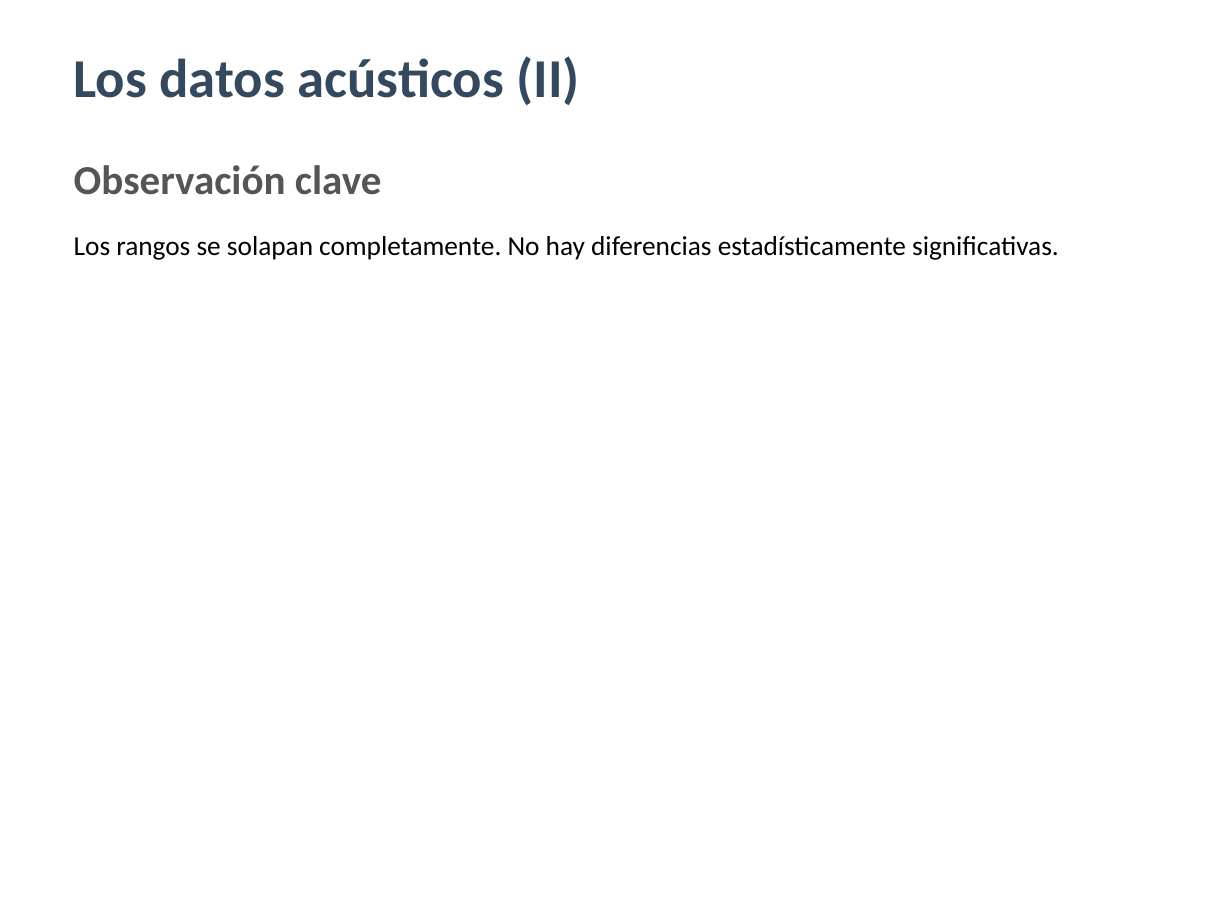
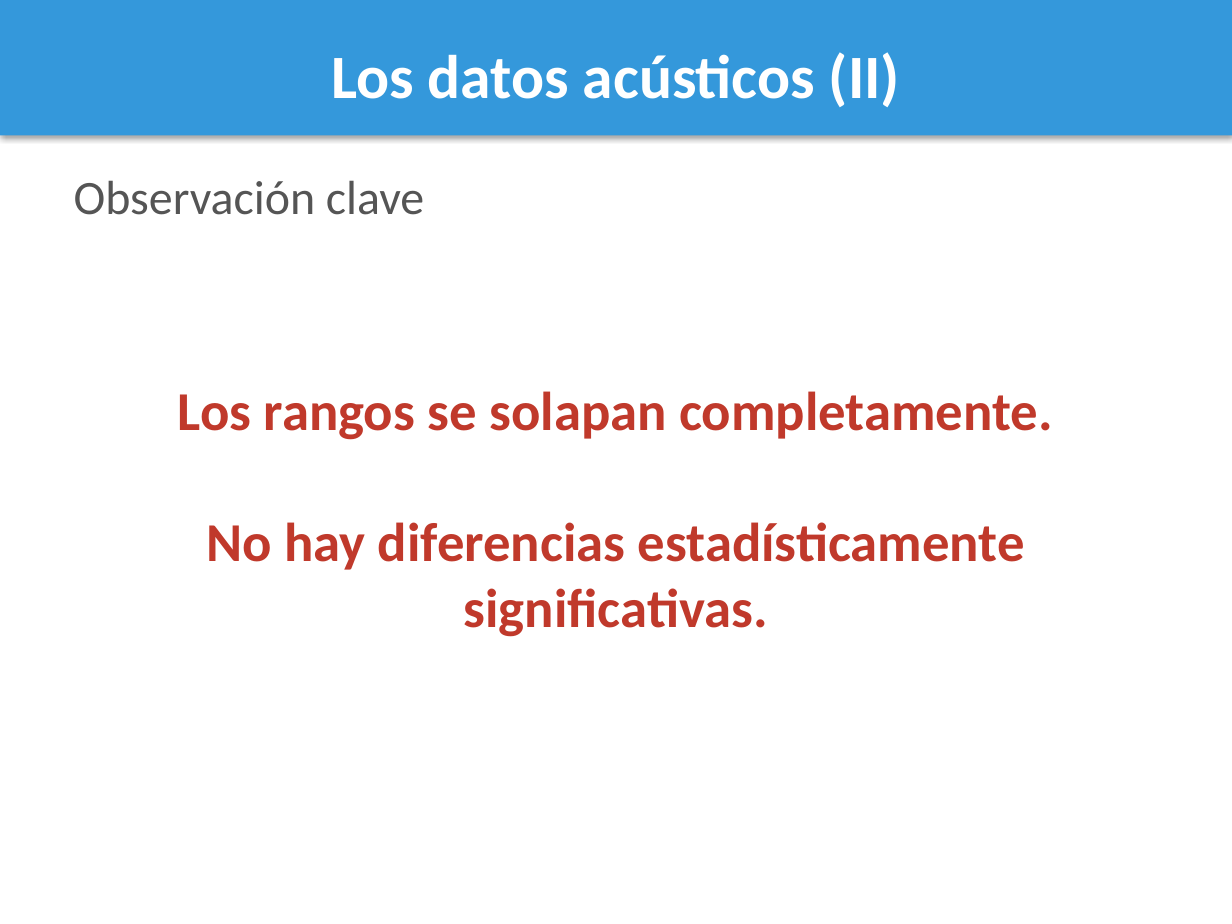
Before and after one commit to maquemmados/vozvozvoz, a slide deck: slide 7 of presentacion.pptx (slide 8 before the commit). Drawn at 1232x924 pixels with LibreOffice and Linux fonts; fonts in the diff are those of the drawing. Boxes give left, top, right and bottom in pixels: in the first picture for what was removed or moved away, otherwise in the second. Text is boxed around its words. In the diff, an @@ line names an element or a change of style, - is before the commit and + after.

```diff
--- a/presentacion.pptx
+++ b/presentacion.pptx
@@ rectangle added at (0, 0, 1232, 136), fill #3498DB @@
@@ text "Los datos acústicos (II)": place and size @@
-text "Los datos acústicos (II)" at (74, 56, 580, 105)
+text "Los datos acústicos (II)" at (331, 52, 900, 107)
@@ text "Los datos acústicos (II)" at (331, 52, 900, 107): size 32 to 36 pt, text colour #34495E to #FFFFFF; alignment left to centre @@
@@ text "Observación clave": place and size @@
-text "Observación clave" at (74, 165, 382, 195)
+text "Observación clave" at (74, 180, 424, 215)
@@ text "Observación clave" at (74, 180, 424, 215): size 24 to 28 pt, bold off @@
@@ text at (178, 391, 1053, 570): text changed; size 16 to 32 pt; text colour #000000 to #C0392B; bold on @@
-Los rangos se solapan completamente. No hay diferencias estadísticamente significativas.
+Los rangos se solapan completamente.
+No hay diferencias estadísticamente significativas.
```
Also in this commit, not shown: 19 other slides changed, 1 slide added, 3 slides removed, 1 other file.
